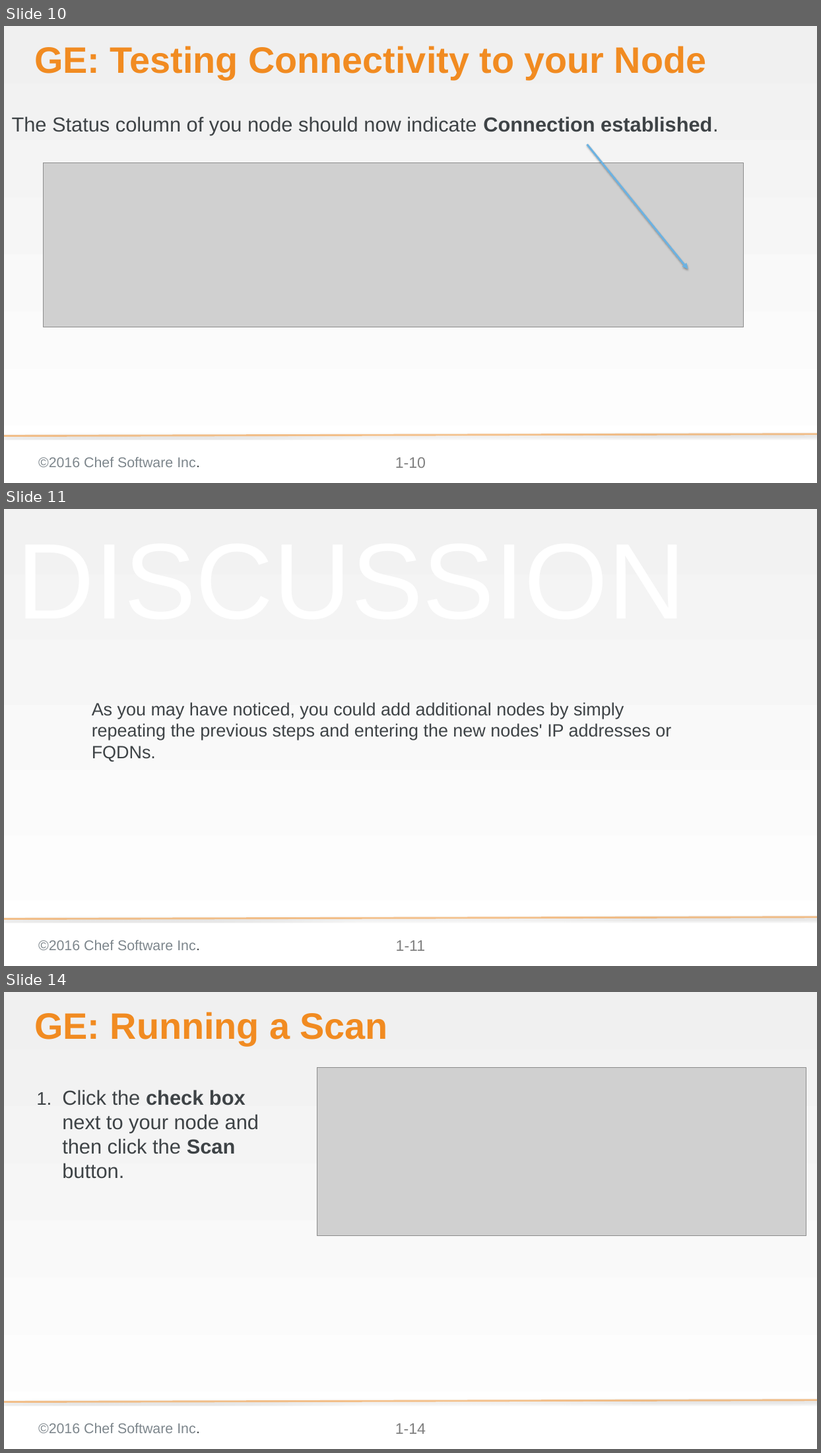
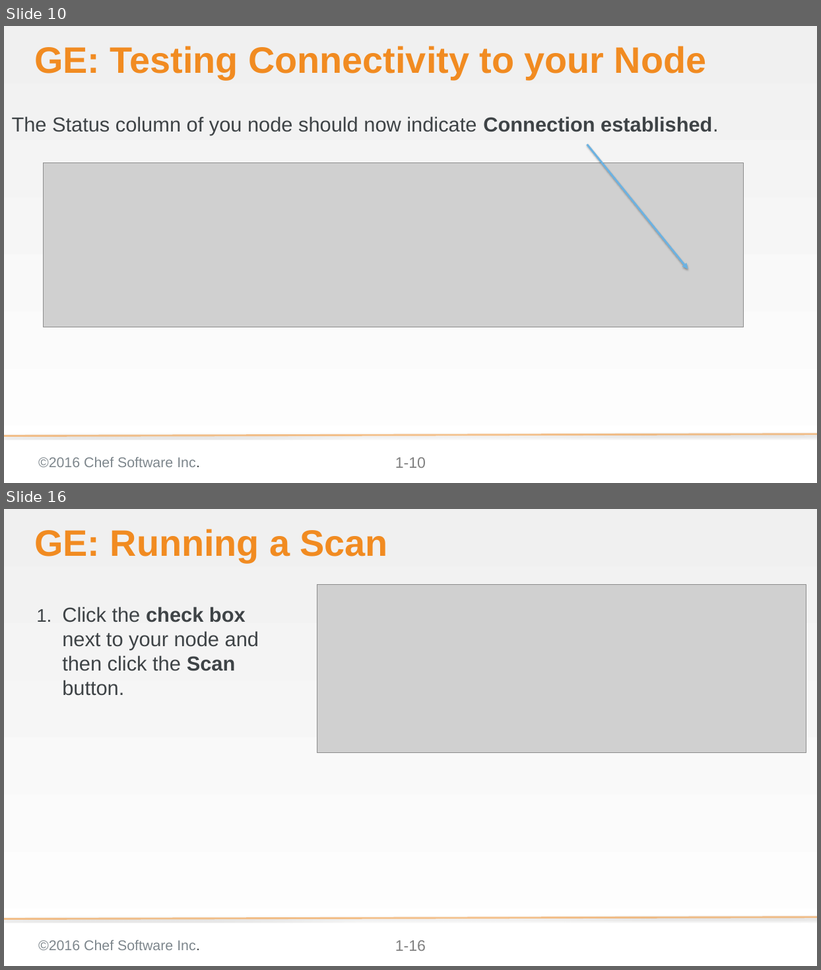
Before and after one commit to bchamby/chef-compliance-installation-configuration-operation, a slide deck: 03-initial-configuration-scans.pptx. Shown one above the other, each under a label of ours: slides 10, 11 and 14 before the commit, slides 10 and 16 after it; the slides between them are not shown. The pictures are 821x1453 and 821x970 pixels, drawn with LibreOffice and Linux fonts; fonts in the diff are those of the drawing; grey boxes stand for pictures; background and template pictures are left out. Boxes give left, top, right and bottom in pixels: in the first picture for what was removed or moved away, otherwise in the second. Text is boxed around its words. In the diff, an @@ line names an element or a change of style, - is before the commit and + after.

```diff
--- a/03-initial-configuration-scans.pptx
+++ b/03-initial-configuration-scans.pptx
@@ slide 11 removed at [4,509,817,966], background gradient #F2F2F2 to #FFFFFF; not listed: 3 template elements that a slide beside it also shows @@
@@ text removed at [11,516,715,635] @@
-DISCUSSION
@@ subtitle removed at [92,702,671,762] @@
-As you may have noticed, you could add additional nodes by simply repeating the previous steps and entering the new nodes' IP addresses or FQDNs.
@@ what was slide 14 is now slide 16 @@
@@ page number at [395,941,426,951]: text changed @@
-1-14
+1-16
```
Also in this commit, not shown: 4 slides changed, 7 slides added.
